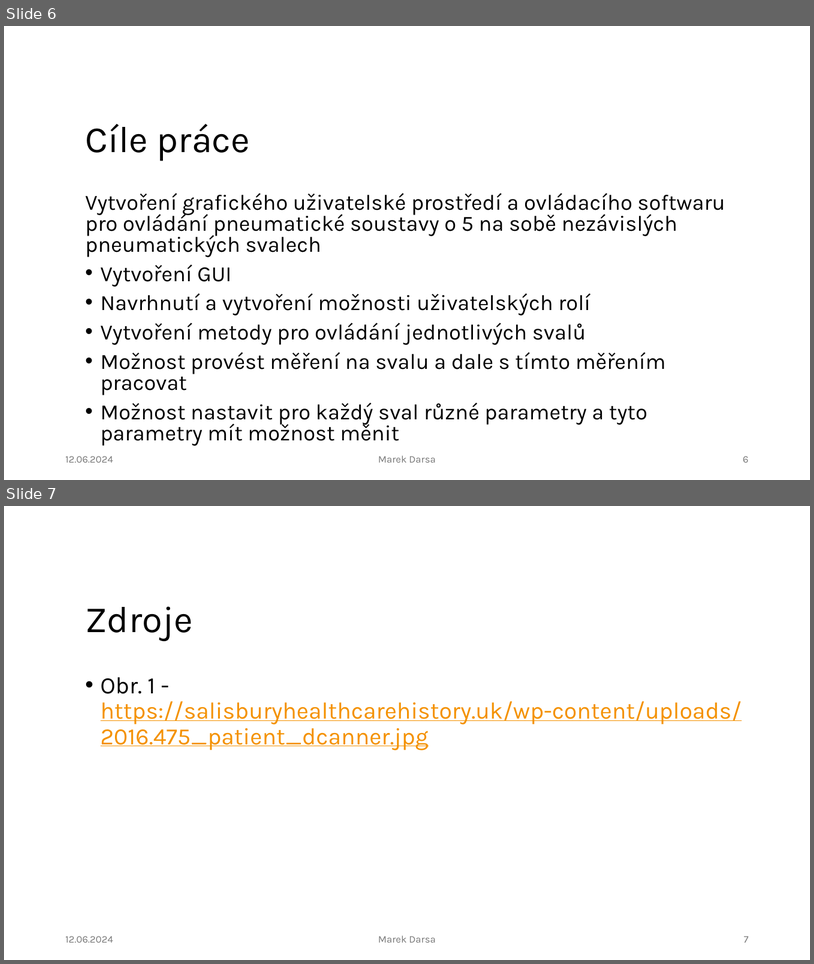
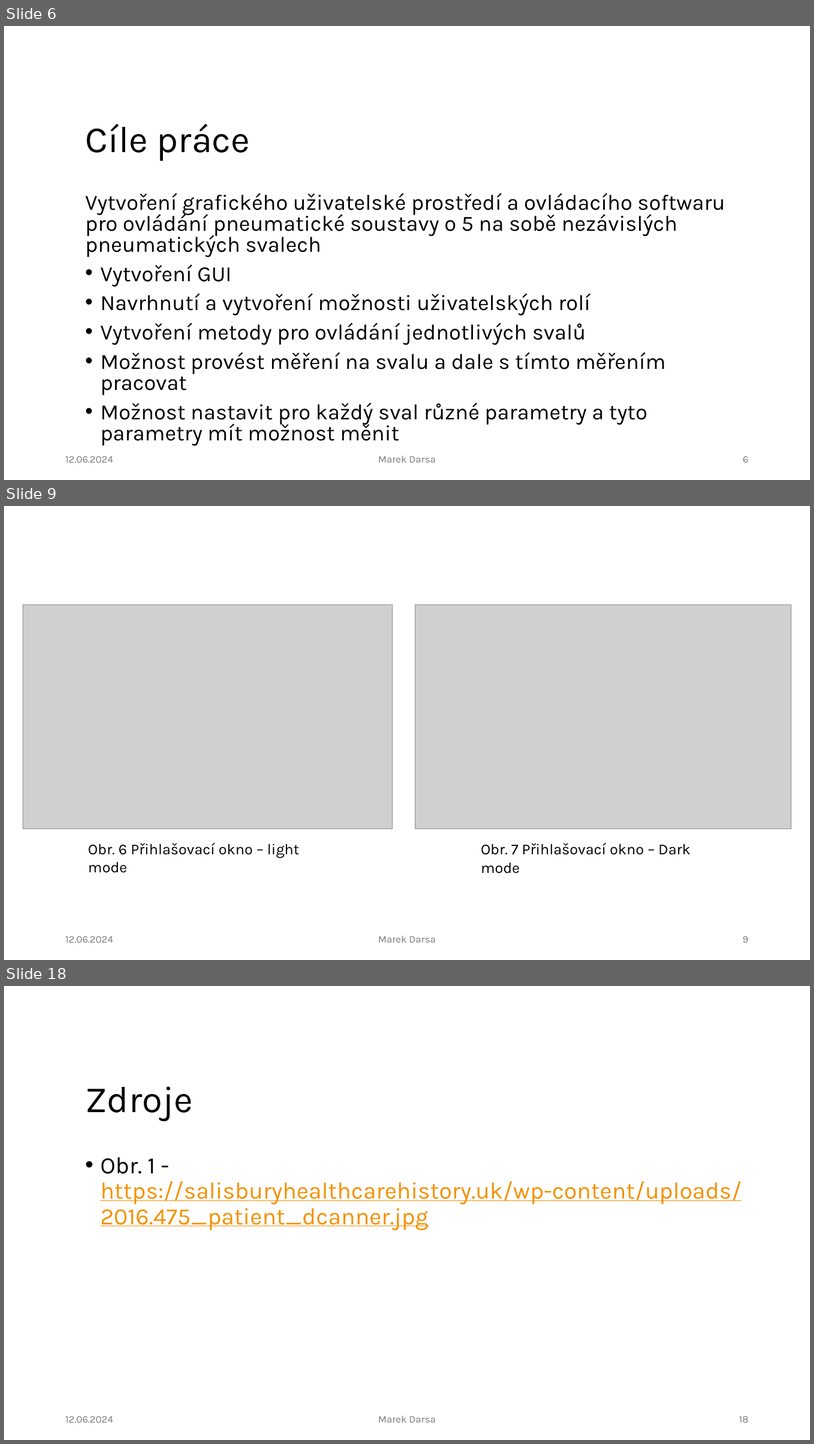
Before and after one commit to IronKnee22/Bakalarka, a slide deck: N_Obhajoba_darsamar.pptx. Shown one above the other, each under a label of ours: slides 6 and 7 before the commit, slides 6, 9 and 18 after it; the slides between them are not shown. The pictures are 814x964 and 814x1444 pixels, drawn with LibreOffice and Linux fonts; fonts in the diff are those of the drawing; grey boxes stand for pictures; background and template pictures are left out. Boxes give left, top, right and bottom in pixels: in the first picture for what was removed or moved away, otherwise in the second. Text is boxed around its words. In the diff, an @@ line names an element or a change of style, - is before the commit and + after.

```diff
--- a/N_Obhajoba_darsamar.pptx
+++ b/N_Obhajoba_darsamar.pptx
@@ slide 9 added at [4, 506, 810, 960], background #FFFFFF @@
@@ picture added at [23, 604, 393, 828] @@
@@ picture added at [416, 604, 792, 828] @@
@@ text added at [88, 843, 299, 873], 18 pt, text #000000 @@
+Obr. 6 Přihlašovací okno – light mode
@@ text added at [481, 843, 691, 873], 18 pt, text #000000 @@
+Obr. 7 Přihlašovací okno – Dark mode
@@ text added at [65, 936, 113, 942], 12 pt, text #797979 @@
+12.06.2024
@@ text added at [378, 935, 435, 942], 12 pt, text #797979 @@
+Marek Darsa
@@ page number added at [743, 936, 749, 942], 12 pt, text #797979 @@
+9
@@ what was slide 7 is now slide 18 @@
@@ page number at [740, 1416, 749, 1422]: text changed @@
-7
+18
```
Also in this commit, not shown: 10 other slides added, 5 other files.
